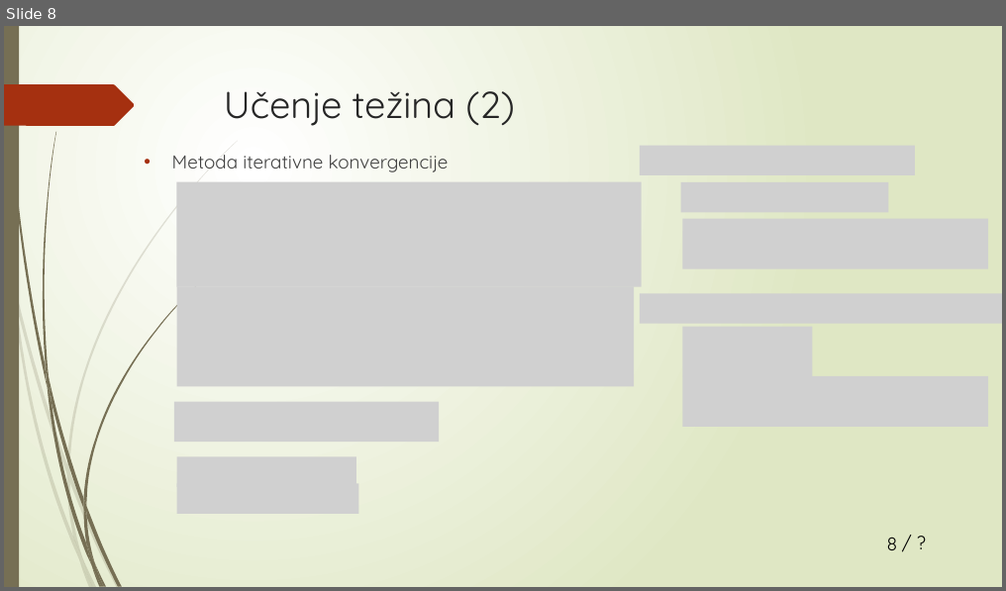
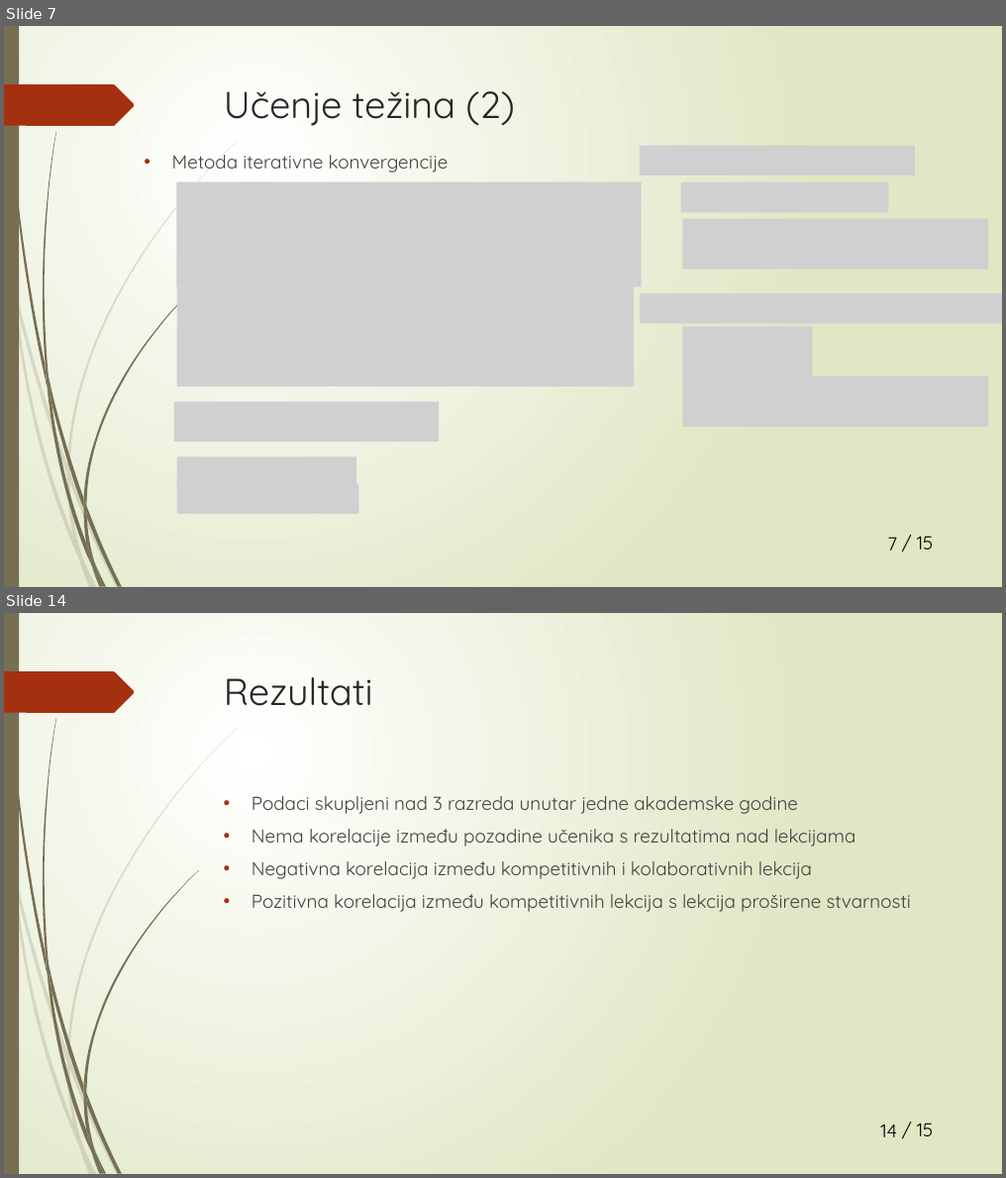
Before and after one commit to RokiFoki/Diplomski, a slide deck: Prezentacija.pptx. Shown one above the other, each under a label of ours: slide 8 before the commit, slides 7 and 14 after it; the slides between them are not shown. The pictures are 1006x591 and 1006x1178 pixels, drawn with LibreOffice and Linux fonts; fonts in the diff are those of the drawing; grey boxes stand for pictures. Boxes give left, top, right and bottom in pixels: in the first picture for what was removed or moved away, otherwise in the second. Text is boxed around its words. In the diff, an @@ line names an element or a change of style, - is before the commit and + after.

```diff
--- a/Prezentacija.pptx
+++ b/Prezentacija.pptx
@@ slide 14 added at bbox=[4, 613, 1002, 1174], background gradient #FFFFFF to #DFE8C4; not listed: 25 template elements that a slide beside it also shows @@
@@ title added at bbox=[224, 677, 373, 706], 36 pt, text #262626 @@
+Rezultati
@@ text added at bbox=[252, 796, 911, 912], 18 pt, text #404040 @@
+• Podaci skupljeni nad 3 razreda unutar jedne akademske godine
+• Nema korelacije između pozadine učenika s rezultatima nad lekcijama
+• Negativna korelacija između kompetitivnih i kolaborativnih lekcija
+• Pozitivna korelacija između kompetitivnih lekcija s lekcija proširene stvarnosti
@@ page number added at bbox=[880, 1125, 897, 1138], 18 pt, text #000000 @@
+14
@@ what was slide 8 is now slide 7 @@
@@ slide 7 changed as well @@
@@ text removed at bbox=[895, 528, 948, 558] @@
-/ ?
@@ page number at bbox=[887, 537, 897, 551]: text changed @@
-8
+7
@@ text added at bbox=[917, 536, 934, 550], 18 pt, text #000000 @@
+/ 15
```
Also in this commit, not shown: 5 other slides changed, 7 other slides added, 2 slides removed, 28 other files.
